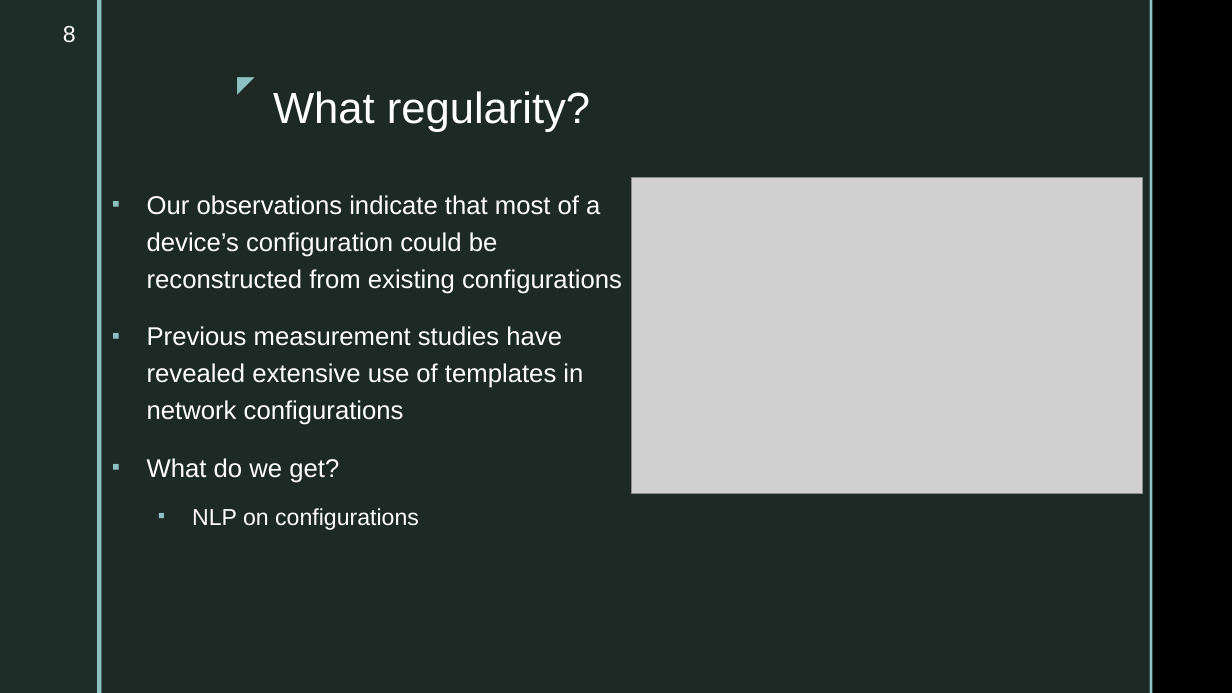
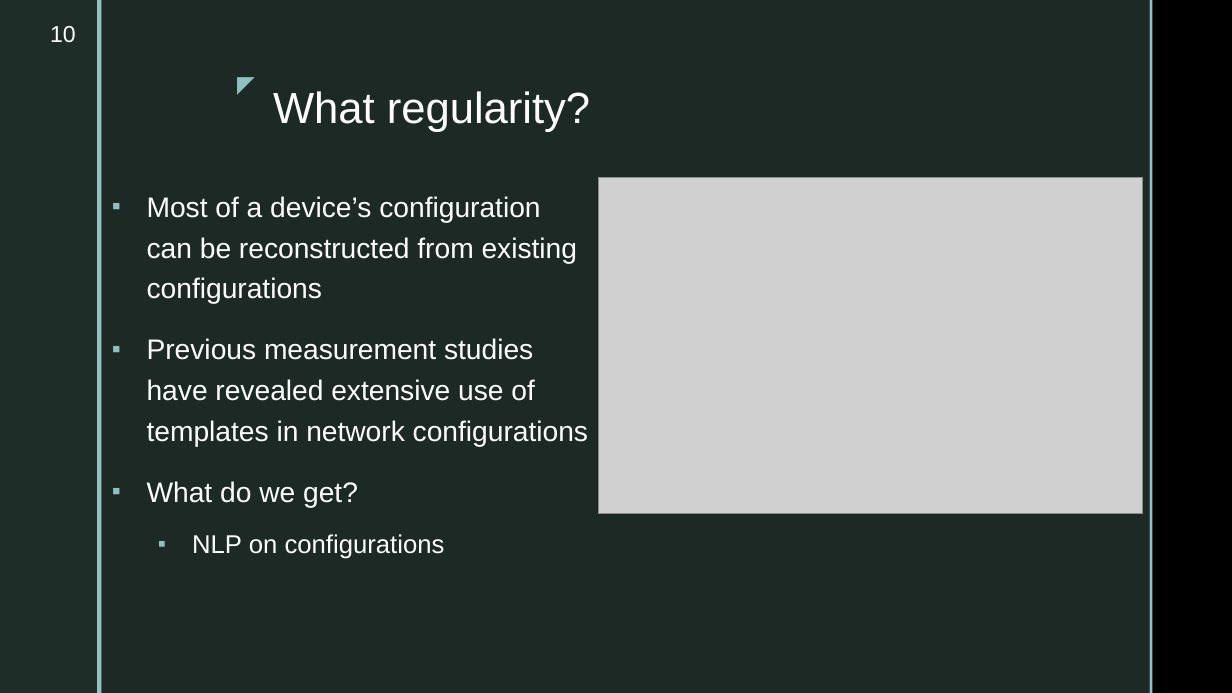
Before and after one commit to ahsanMah/config-completion, a slide deck: slide 10 of Final Presentation.pptx (slide 8 before the commit). Drawn at 1232x693 pixels with LibreOffice and Linux fonts; fonts in the diff are those of the drawing; grey boxes stand for pictures; background and template pictures are left out. Boxes give left, top, right and bottom in pixels: in the first picture for what was removed or moved away, otherwise in the second. Text is boxed around its words. In the diff, an @@ line names an element or a change of style, - is before the commit and + after.

```diff
--- a/Final Presentation.pptx
+++ b/Final Presentation.pptx
@@ page number at [50, 26, 76, 42]: text changed @@
-8
+10
@@ picture: place and size @@
-picture at [632, 177, 1143, 494]
+picture at [599, 177, 1143, 514]
@@ text at [147, 196, 578, 304]: text changed; size 20 to 22 pt @@
-▪ Our observations indicate that most of a device’s configuration could be reconstructed from existing configurations
+▪ Most of a device’s configuration can be reconstructed from existing configurations
@@ text at [147, 338, 588, 559]: size 20 to 22 pt in "Previous measurement studies have revealed extensive use ...", "What do we get?"; size 18 to 20 pt in "NLP on configurations" @@
```
Also in this commit, not shown: 8 other slides changed, 4 slides added, 1 other file.
